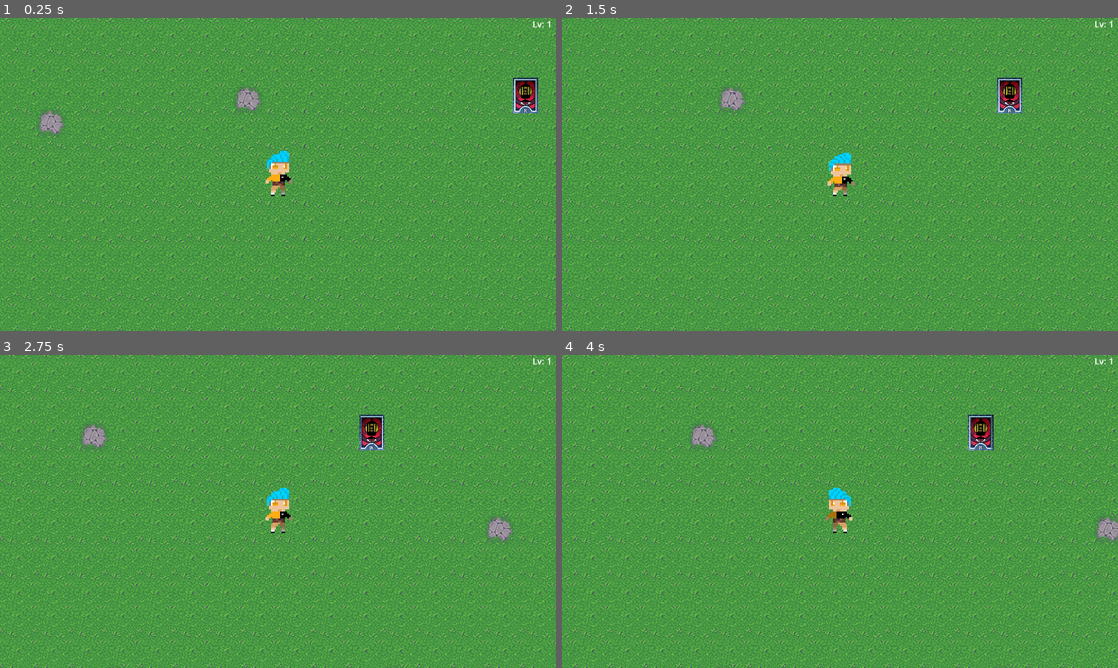
Above: before the commit, frames 1-4 (two rows, left to right).
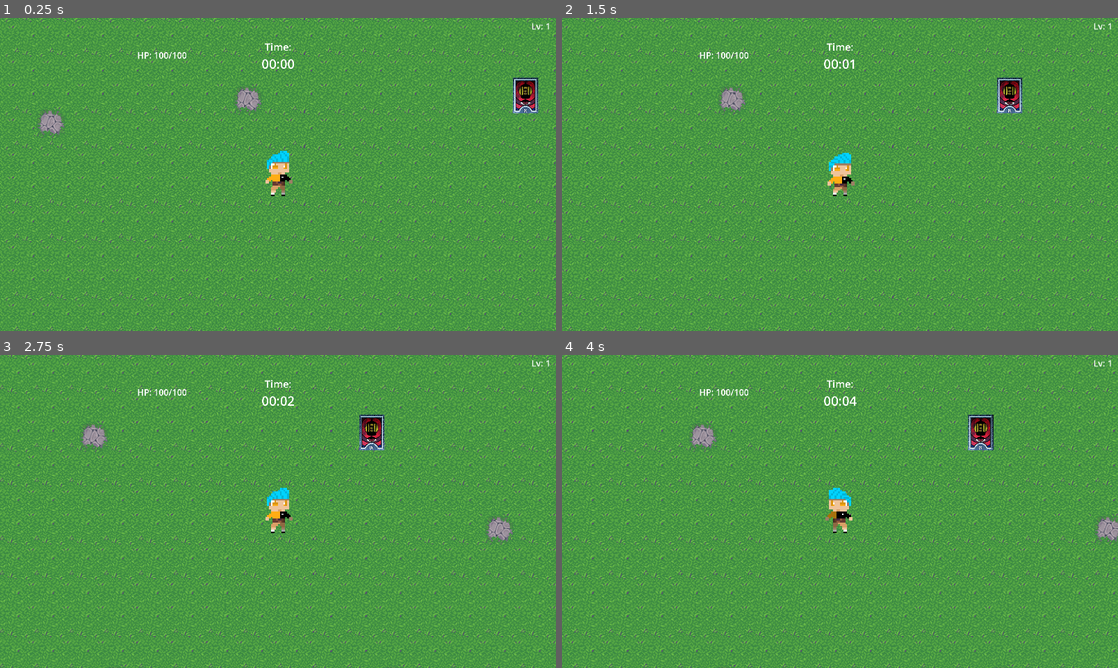
Above: after the commit, the same moments.

Repository: FastestDan/FD_In_VampSurv
Game: Godot game, scene res://Levels/test_place.tscn
Same seed, same stepped clock (60 frames per second), same inputs: the game is played once before the commit and once after it. The engine's default icon, where the game draws it, is replaced by a stand-in: a white triangle on a blue panel in a dark square. Sound files missing from this copy of the repository are replaced by a short silence.
Inputs (mouse positions are in pixels of both pictures, inside the frame that each line leads up to):
- Up to frame 1 (0.25 s): no input
- Up to frame 2 (1.5 s): tap Enter at 0.5 s; move the mouse to (962, 158) at 0.52 s; hold D (go_right) 0.53-1.25 s; click (962, 158) at 0.6 s; drag from (728, 190) to (1012, 96) at 1.27 s
- Up to frame 3 (2.75 s): move the mouse to (333, 442) at 2.02 s; hold D (go_right) from 2.03 s (still down); tap U at 2.1 s
- Up to frame 4 (4 s): release D (go_right) at 2.75 s; drag from (812, 574) to (840, 511) at 2.77 s; move the mouse to (1006, 558) at 3.52 s; hold A (go_left) from 3.53 s (still down); tap Tab at 3.6 s

The runs differ from the first frame. In frame 1, 0.3% of the frame differs, in the area x 0-99%, y 0-17%; in frame 2, 0.3%; in frame 3, 0.3%; in frame 4, 0.3%.

Commit message:
Added HP Bar, Clock and Inventory

Diff:
--- a/Entities/Characters/player.gd
+++ b/Entities/Characters/player.gd
@@ -2,11 +2,13 @@
 
 
 var SPEED = 150.0
-var hp = 100
+var hp = 101
+var max_hp = 100
 var prev_direction = Vector2.RIGHT
 var exp = 0
 var player_level = 1
 var all_exp = 0
+var time = 0
 
 
 # Тут находятся оружия (смысл этого хардкода, если VampSurv - рогалик - непонятно)
@@ -41,6 +43,12 @@
 @onready var up_opts = get_node("%UP_Options")
 @onready var up_sound = get_node("%UP_sound")
 @onready var option = preload("res://Utility/weap_item.tscn")
+@onready var hpbar = get_node("%HP_Bar")
+@onready var hpval = get_node("%HP")
+@onready var clock = get_node("%ClockTime")
+@onready var weaponsgot = get_node("%WeaponsGot")
+@onready var itemsgot = get_node("%ItemsGot")
+@onready var packslot = preload("res://Utility/Inventory.tscn")
 
 
 var backpack = []
@@ -53,6 +61,7 @@
 func _ready() -> void:
 	lvup.visible = false
 	attack()
+	_on_hurt_box_hurt(0, 0, 0)
 	set_expBar(exp, cap_calc())
 
 func _physics_process(delta: float) -> void:
@@ -82,12 +91,12 @@
 
 func attack():
 	if spear_level > 0:
-		speartimer.wait_time = spear_speed
+		speartimer.wait_time = spear_speed * (1 - cooldown)
 		if speartimer.is_stopped():
 			speartimer.start()
 
 	if shippu_level > 0:
-		shipputimer.wait_time = shippu_speed
+		shipputimer.wait_time = shippu_speed * (1 - cooldown)
 		if shipputimer.is_stopped():
 			shipputimer.start()
 
@@ -95,12 +104,15 @@
 		spawn_stick()
 
 func _on_hurt_box_hurt(damage, _angle, _knockback) -> void:
-	hp -= damage
+	hp -= clamp(damage-armor, 1.0, 999.0)
+	hpbar.max_value = max_hp
+	hpbar.value = hp
+	hpval.text = str("HP: ", int(hp), "/", int(max_hp))
 	#print(hp)
 
 
 func _on_spear_timer_timeout() -> void:
-	spear_bullets += spear_magazine
+	spear_bullets += spear_magazine + more
 	spearattacktimer.start()
 
 
@@ -119,7 +131,7 @@
 
 
 func _on_shippu_timer_timeout() -> void:
-	shippu_bullets += shippu_magazine
+	shippu_bullets += shippu_magazine + more
 	shippuattacktimer.start()
 
 
@@ -204,7 +216,7 @@
 	up_sound.play()
 	lv_label.text = str("Lv: ", player_level)
 	var tween = lvup.create_tween()
-	tween.tween_property(lvup, "position", Vector2(-299.5, 229), 0.2).set_trans(Tween.TRANS_QUINT).set_ease(Tween.EASE_IN)
+	tween.tween_property(lvup, "position", Vector2(660.5, 249.5), 0.2).set_trans(Tween.TRANS_QUINT).set_ease(Tween.EASE_IN)
 	tween.play()
 	lvup.visible = true
 	var options = 0
@@ -217,13 +229,37 @@
 	get_tree().paused = true
 
 func upgrade_player(upgrade):
+	match upgrade:
+		"spear1":
+			spear_level = 1
+			spear_magazine +=1
+		"spear2":
+			spear_level = 2
+			spear_magazine +=1
+		"shippu1":
+			shippu_level = 1
+			spear_magazine +=1
+		"shippu2":
+			spear_level = 2
+			spear_magazine +=1
+		"shippu3":
+			spear_level = 3
+			spear_magazine +=1
+		"armor1", "armor2", "armor3", "armor4":
+			armor += 1.5
+		"food":
+			hp += 20
+			hp = clamp(hp, 0, max_hp)
+
+	display_pack(upgrade)
+	attack()
 	var options = up_opts.get_children()
 	for i in options:
 		i.queue_free()
 	choptions.clear()
 	backpack.append(upgrade)
 	lvup.visible = false
-	lvup.position = Vector2(1595.0, 229)
+	lvup.position = Vector2(2130.0, 249.5)
 	get_tree().paused = false
 	exp_calc(0)
 
@@ -255,3 +291,29 @@
 		return random
 	else:
 		return null
+
+func change_time(argtime = 0):
+	time = argtime
+	var min = int(time / 60.0)
+	var sec = time % 60
+	if min < 10:
+		min = str(0, min)
+	if sec < 10:
+		sec = str(0, sec)
+	clock.text = str(min, ":", sec)
+
+func display_pack(upgrade):
+	var name = UpgradeDb.UPGRADES[upgrade]["name"]
+	var type = UpgradeDb.UPGRADES[upgrade]["type"]
+	if type != "food":
+		var collected = []
+		for i in backpack:
+			collected.append(UpgradeDb.UPGRADES[i]["name"])
+		if name not in collected:
+			var slot = packslot.instantiate()
+			slot.upgrade = upgrade
+			match type:
+				"weapon":
+					weaponsgot.add_child(slot)
+				"item":
+					itemsgot.add_child(slot)
--- a/Entities/Characters/player.tscn
+++ b/Entities/Characters/player.tscn
@@ -204,17 +204,43 @@
 
 [node name="UI" type="Control" parent="GUI"]
 layout_mode = 3
-anchors_preset = 5
-anchor_left = 0.5
-anchor_right = 0.5
-grow_horizontal = 2
+anchors_preset = 15
+anchor_right = 1.0
+anchor_bottom = 1.0
+grow_horizontal = 2
+grow_vertical = 2
+
+[node name="HP_Bar" type="TextureProgressBar" parent="GUI/UI"]
+unique_name_in_owner = true
+layout_mode = 1
+offset_top = 108.0
+offset_right = 463.0
+offset_bottom = 148.0
+
+[node name="HP" type="Label" parent="GUI/UI/HP_Bar"]
+unique_name_in_owner = true
+layout_mode = 1
+anchors_preset = 6
+anchor_left = 1.0
+anchor_top = 0.5
+anchor_right = 1.0
+anchor_bottom = 0.5
+offset_left = 18.0
+offset_top = -21.0
+offset_right = 182.0
+offset_bottom = 21.0
+grow_horizontal = 0
+grow_vertical = 2
+theme_override_font_sizes/font_size = 30
+text = "HP: 100/100"
 
 [node name="EXP_Bar" type="TextureProgressBar" parent="GUI/UI"]
 unique_name_in_owner = true
-layout_mode = 0
-offset_left = -947.0
-offset_right = 945.0
-offset_bottom = 40.0
+layout_mode = 1
+anchors_preset = 10
+anchor_right = 1.0
+offset_bottom = 55.0
+grow_horizontal = 2
 texture_under = SubResource("PlaceholderTexture2D_yoyrg")
 
 [node name="LEVEL" type="Label" parent="GUI/UI/EXP_Bar"]
@@ -223,25 +249,60 @@
 anchors_preset = 1
 anchor_left = 1.0
 anchor_right = 1.0
-offset_left = -66.0
-offset_bottom = 42.0
+offset_left = -85.0
+offset_top = 7.0
+offset_right = -19.0
+offset_bottom = 49.0
 grow_horizontal = 0
 theme_override_font_sizes/font_size = 30
 text = "Lv: 1"
 horizontal_alignment = 2
 vertical_alignment = 1
 
-[node name="LvUP" type="Panel" parent="GUI/UI"]
-unique_name_in_owner = true
-process_mode = 2
+[node name="Clock" type="Label" parent="GUI/UI"]
 layout_mode = 1
 anchors_preset = 5
 anchor_left = 0.5
 anchor_right = 0.5
-offset_left = 1595.0
-offset_top = 229.0
-offset_right = 2194.0
-offset_bottom = 810.0
+offset_left = -46.5
+offset_top = 75.0
+offset_right = 46.5
+offset_bottom = 176.0
+grow_horizontal = 2
+theme_override_font_sizes/font_size = 35
+text = "Time:"
+horizontal_alignment = 1
+
+[node name="ClockTime" type="Label" parent="GUI/UI/Clock"]
+unique_name_in_owner = true
+layout_mode = 1
+anchors_preset = 7
+anchor_left = 0.5
+anchor_top = 1.0
+anchor_right = 0.5
+anchor_bottom = 1.0
+offset_left = -57.5
+offset_top = -116.0
+offset_right = 57.5
+offset_bottom = 13.0
+grow_horizontal = 2
+grow_vertical = 0
+theme_override_font_sizes/font_size = 45
+text = "00:00"
+horizontal_alignment = 1
+vertical_alignment = 2
+
+[node name="LvUP" type="Panel" parent="GUI/UI"]
+unique_name_in_owner = true
+process_mode = 2
+layout_mode = 1
+anchors_preset = 5
+anchor_left = 0.5
+anchor_right = 0.5
+offset_left = 1170.0
+offset_top = 249.5
+offset_right = 1769.0
+offset_bottom = 830.5
 grow_horizontal = 2
 
 [node name="UP_label" type="Label" parent="GUI/UI/LvUP"]
@@ -270,6 +331,24 @@
 
 [node name="UP_sound" type="AudioStreamPlayer" parent="GUI/UI/LvUP"]
 unique_name_in_owner = true
+
+[node name="WeaponsGot" type="GridContainer" parent="GUI/UI"]
+unique_name_in_owner = true
+layout_mode = 0
+offset_left = 37.0
+offset_top = 184.0
+offset_right = 437.0
+offset_bottom = 216.0
+columns = 10
+
+[node name="ItemsGot" type="GridContainer" parent="GUI/UI"]
+unique_name_in_owner = true
+layout_mode = 2
+offset_left = 37.0
+offset_top = 215.0
+offset_right = 437.0
+offset_bottom = 247.0
+columns = 10
 
 [connection signal="hurt" from="HurtBox" to="." method="_on_hurt_box_hurt"]
 [connection signal="timeout" from="Attacks/SpearTimer" to="." method="_on_spear_timer_timeout"]
--- a/Entities/Weapons/shippu.gd
+++ b/Entities/Weapons/shippu.gd
@@ -22,9 +22,27 @@
 		1:
 			hp = 9999
 			speed = 150
-			damage = 5
+			damage = 3
 			knockback = 100
-			size = 1.0
+			size = 1.0 * (1 + player.add_size)
+		2:
+			hp = 9999
+			speed = 150
+			damage = 3
+			knockback = 100
+			size = 1.0 * (1 + player.add_size)
+		3:
+			hp = 9999
+			speed = 150
+			damage = 3
+			knockback = 100
+			size = 1.0 * (1 + player.add_size)
+		4:
+			hp = 9999
+			speed = 150
+			damage = 3
+			knockback = 125
+			size = 1.0 * (1 + player.add_size)
 
 	var move_to_less = Vector2.ZERO
 	var move_to_more = Vector2.ZERO
--- a/Entities/Weapons/spear.gd
+++ b/Entities/Weapons/spear.gd
@@ -25,7 +25,25 @@
 			speed = 150
 			damage = 5
 			knockback = 100
-			size = 1.0
+			size = 1.0 * (1 + player.add_size)
+		2:
+			hp = 1
+			speed = 150
+			damage = 5
+			knockback = 100
+			size = 1.0 * (1 + player.add_size)
+		3:
+			hp = 2
+			speed = 150
+			damage = 8
+			knockback = 100
+			size = 1.0 * (1 + player.add_size)
+		4:
+			hp = 3
+			speed = 150
+			damage = 8
+			knockback = 100
+			size = 1.0 * (1 + player.add_size)
 
 	var tween = create_tween()
 	tween.tween_property(self, "scale", Vector2(1, 1) * size, 1).set_trans(Tween.TRANS_QUINT).set_ease(Tween.EASE_OUT)
--- /dev/null
+++ b/Utility/Inventory.tscn
@@ -0,0 +1,16 @@
+[gd_scene load_steps=3 format=3 uid="uid://fn0516axoypa"]
+
+[ext_resource type="Script" uid="uid://cignxskngxsyp" path="res://Utility/inventory.gd" id="1_yxhc0"]
+
+[sub_resource type="PlaceholderTexture2D" id="PlaceholderTexture2D_xf40r"]
+
+[node name="BackpackSlot" type="TextureRect"]
+offset_right = 40.0
+offset_bottom = 40.0
+texture = SubResource("PlaceholderTexture2D_xf40r")
+script = ExtResource("1_yxhc0")
+
+[node name="SlotIcon" type="TextureRect" parent="."]
+layout_mode = 0
+offset_right = 40.0
+offset_bottom = 40.0
--- a/Utility/enemy_spawner.gd
+++ b/Utility/enemy_spawner.gd
@@ -7,8 +7,10 @@
 
 var time = 0
 
+signal changetime(time)
 
-
+func _ready() -> void:
+	connect("changetime", Callable(player, "change_time"))
 
 func _on_timer_timeout() -> void:
 	time += 1
@@ -26,6 +28,7 @@
 					spawn_enemy.global_position = get_random_position()
 					add_child(spawn_enemy)
 					counter += 1
+	emit_signal("changetime", time)
 
 func get_random_position():
 	var vpr = (get_viewport_rect().size / 3) * randf_range(1.1, 1.4)
--- /dev/null
+++ b/Utility/inventory.gd
@@ -0,0 +1,8 @@
+extends TextureRect
+
+
+var upgrade = null
+
+func _ready() -> void:
+	if upgrade != null:
+		$SlotIcon.texture = load(UpgradeDb.UPGRADES[upgrade]["icon"])
--- a/Utility/upgrade_db.gd
+++ b/Utility/upgrade_db.gd
@@ -30,11 +30,3 @@
 		"type": "item"
 	},
 }
-# Called when the node enters the scene tree for the first time.
-func _ready() -> void:
-	pass # Replace with function body.
-
-
-# Called every frame. 'delta' is the elapsed time since the previous frame.
-func _process(delta: float) -> void:
-	pass
--- a/project.godot
+++ b/project.godot
@@ -11,7 +11,7 @@
 [application]
 
 config/name="FD_In_VampSurv"
-config/version="0.07"
+config/version="0.08"
 run/main_scene="uid://6ab4j70jc882"
 config/features=PackedStringArray("4.4", "Forward Plus")
 config/icon="res://Graphics/icon.svg"
Not shown, added: Utility/inventory.gd.uid
